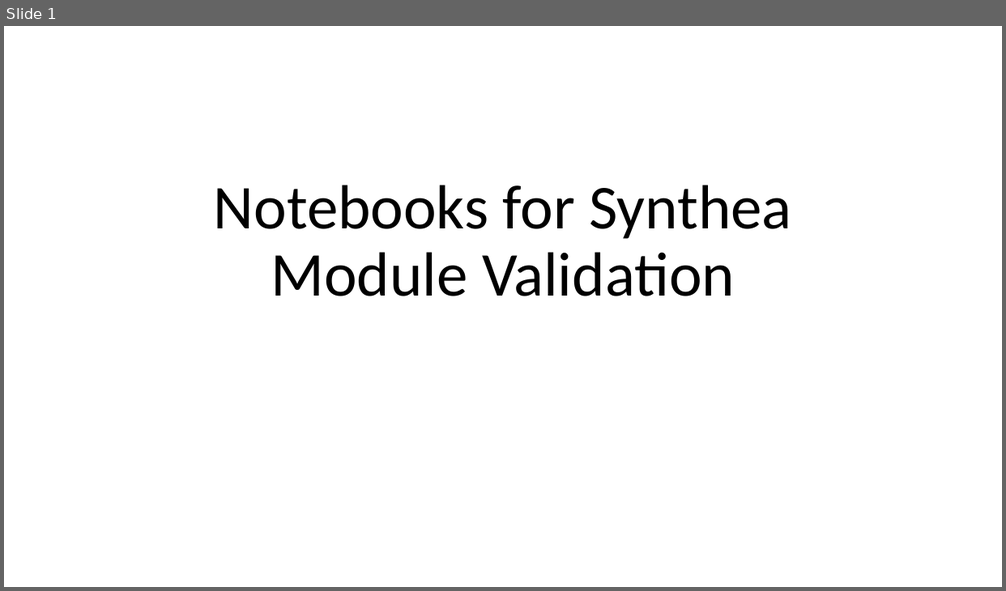
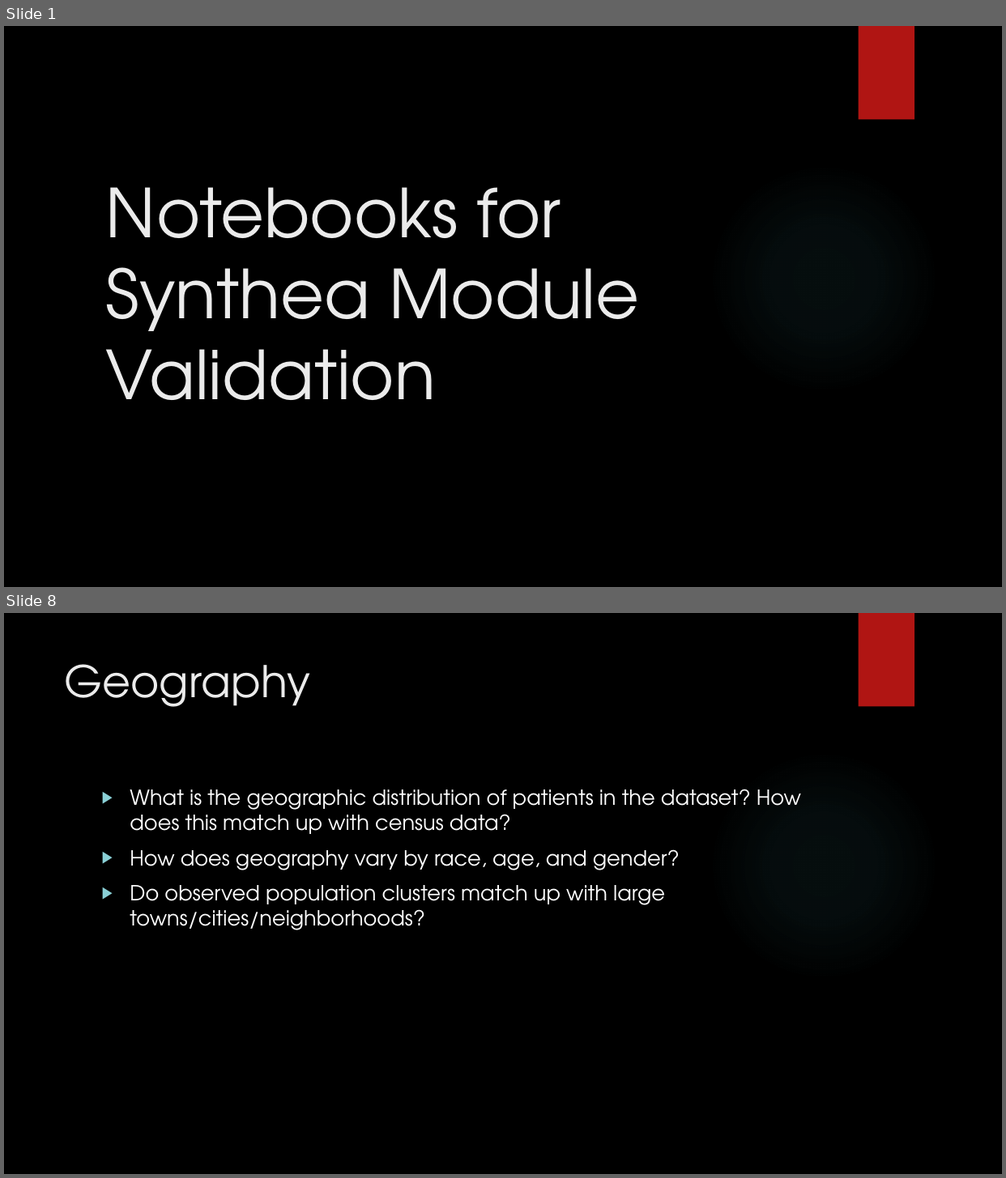
Before and after one commit to synthetichealth/module-validation, a slide deck: notebook-ideas.pptx. Shown one above the other, each under a label of ours: slide 1 before the commit, slides 1 and 8 after it; the slides between them are not shown. The pictures are 1006x591 and 1006x1178 pixels, drawn with LibreOffice and Linux fonts; fonts in the diff are those of the drawing; background and template pictures are left out. Boxes give left, top, right and bottom in pixels: in the first picture for what was removed or moved away, otherwise in the second. Text is boxed around its words. In the diff, an @@ line names an element or a change of style, - is before the commit and + after.

Commit message:
updated notebook ideas ppt.

```diff
--- a/notebook-ideas.pptx
+++ b/notebook-ideas.pptx
@@ slide 8 added at box(4, 613, 1002, 1174), background picture (left out); not listed: 2 template elements that a slide beside it also shows @@
@@ title added at box(65, 664, 311, 707), 42 pt, text #EBEBEB @@
+Geography
@@ text added at box(130, 789, 801, 931), 20 pt, text #FFFFFF @@
+▶ What is the geographic distribution of patients in the dataset? How does this match up with census data?
+▶ How does geography vary by race, age, and gender?
+▶ Do observed population clusters match up with large towns/cities/neighborhoods?
@@ slide 1 changed as well @@
@@ background #FFFFFF to picture (left out) @@
@@ rectangle added at box(859, 26, 914, 120), fill #B01513 @@
@@ title "Notebooks for Synthea Module Validation": place and size @@
-title "Notebooks for Synthea Module Validation" at box(214, 185, 791, 297)
+title "Notebooks for Synthea Module Validation" at box(106, 187, 639, 400)
@@ title "Notebooks for Synthea Module Validation" at box(106, 187, 639, 400): size 60 to 64.8 pt, font Calibri to TeX Gyre Adventor, text colour #000000 to #EBEBEB; alignment centre to left; line spacing 0.9 to 1 @@
@@ ellipse added at box(709, 163, 939, 394), fill gradient #50B9C1 @@
```
Also in this commit, not shown: 2 other slides changed, 8 other slides added, 1 slide removed, 1 other file.
